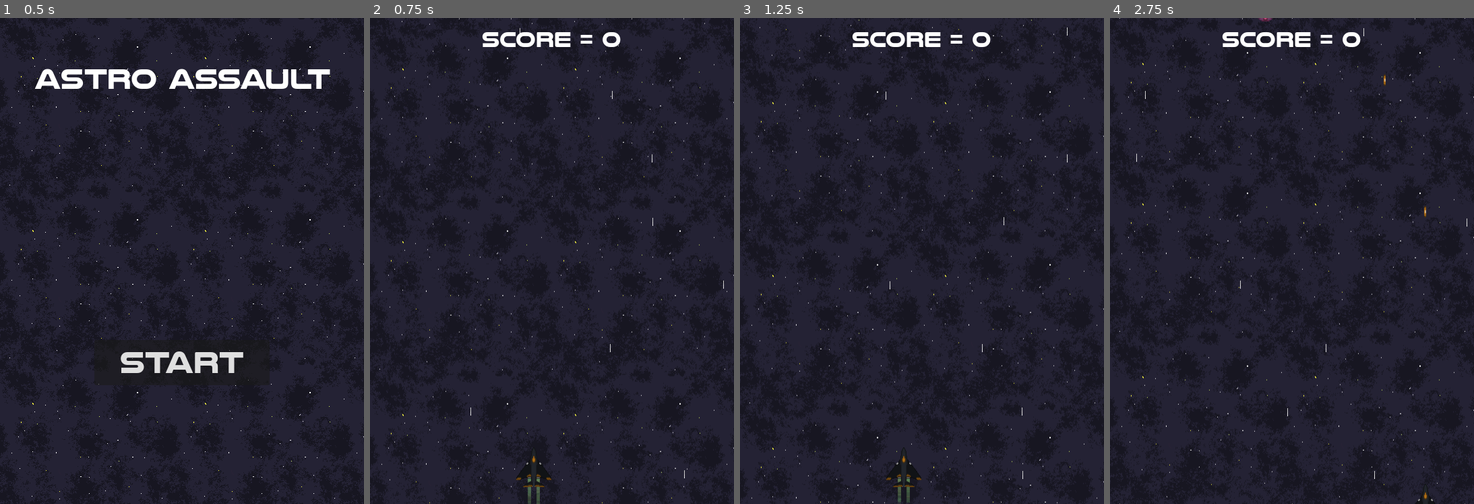
Above: before the commit, frames 1-4 (left to right).
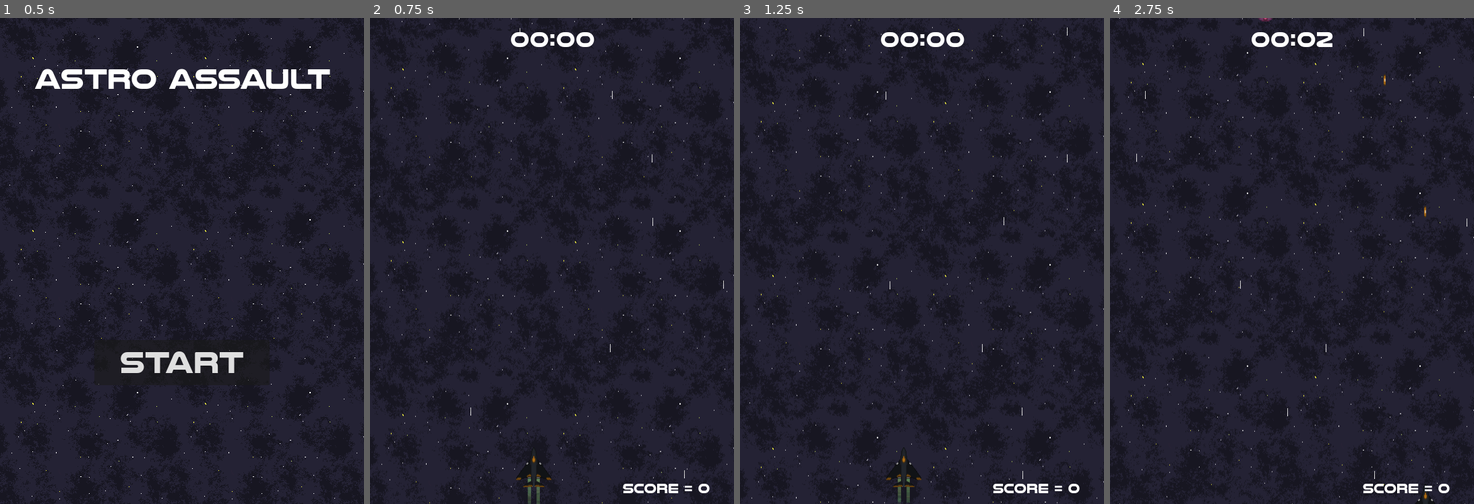
Above: after the commit, the same moments.

Repository: TarnishedAccess/Astro-Assault
Game: Godot game, scene res://Scenes/main_menu.tscn
Same seed, same stepped clock (60 frames per second), same inputs: the game is played once before the commit and once after it. Sound files missing from this copy of the repository are replaced by a short silence.
Inputs:
- Up to frame 1 (0.5 s): no input
- Up to frame 2 (0.75 s): click "START" at 0.5 s
- Up to frame 3 (1.25 s): no input
- Up to frame 4 (2.75 s): hold D (Move_right) 1.28-2.03 s; hold Space (Shoot) 1.28-2.03 s; hold S (Move_down) from 2.03 s (still down); tap Space (Shoot) at 2.1 s

Frame 1 is identical in both runs. In frame 2, 1.0% of the frame differs, in the area x 30-94%, y 2-98%; in frame 3, 1.0%; in frame 4, 1.0%.

Commit message:
Added timer, reworked spawn_ramp
-Added a timer. Will be used as the main difficulty factor.
-Reworked spawn_timer to be based on the timer and difficulty ramp-up instead of being based on delta

Diff:
--- a/Scenes/hud.tscn
+++ b/Scenes/hud.tscn
@@ -1,9 +1,13 @@
-[gd_scene load_steps=4 format=3 uid="uid://d0wd5j2muhpcy"]
+[gd_scene load_steps=5 format=3 uid="uid://d0wd5j2muhpcy"]
 
 [ext_resource type="Script" path="res://Scripts/hud.gd" id="1_qqyfi"]
 [ext_resource type="FontFile" uid="uid://cwvkpo5nqlosk" path="res://Game Resources/nulshock bd.ttf" id="2_a6725"]
 
 [sub_resource type="LabelSettings" id="LabelSettings_8kq1c"]
+font = ExtResource("2_a6725")
+font_size = 20
+
+[sub_resource type="LabelSettings" id="LabelSettings_mrbx2"]
 font = ExtResource("2_a6725")
 font_size = 32
 
@@ -18,11 +22,30 @@
 
 [node name="Score_Display" type="Label" parent="."]
 layout_mode = 1
-anchors_preset = 10
+anchors_preset = 3
+anchor_left = 1.0
+anchor_top = 1.0
 anchor_right = 1.0
-offset_bottom = 64.0
-grow_horizontal = 2
+anchor_bottom = 1.0
+offset_left = -199.0
+offset_top = -44.0
+grow_horizontal = 0
+grow_vertical = 0
 text = "sCORE = 9999"
 label_settings = SubResource("LabelSettings_8kq1c")
 horizontal_alignment = 1
 vertical_alignment = 1
+
+[node name="Timer_Display" type="Label" parent="."]
+layout_mode = 1
+anchors_preset = 5
+anchor_left = 0.5
+anchor_right = 0.5
+offset_left = -61.5
+offset_right = 61.5
+offset_bottom = 64.0
+grow_horizontal = 2
+text = "30:00"
+label_settings = SubResource("LabelSettings_mrbx2")
+horizontal_alignment = 1
+vertical_alignment = 1
--- a/Scripts/game.gd
+++ b/Scripts/game.gd
@@ -1,6 +1,10 @@
 extends Node2D
 
 @export var enemy_scenes: Array[PackedScene] = []
+@export var difficulty = 0
+@export var difficulty_ramp = 1
+@export var minimum_spawn_time = 0.5
+@export var initial_spawn_time = 2
 
 @onready var player_spawn = $Spawn
 @onready var laser_container = $LaserContainer
@@ -17,6 +21,7 @@
 @onready var dronedie_sound = $SFX/DroneDie
 
 var player = null
+
 var score := 0:
 	set(value):
 		score = value
@@ -24,7 +29,7 @@
 
 var highscore
 var scroll_speed = 100
-
+var timer = 0.0
 # Called when the node enters the scene tree for the first time.
 func _ready():
 	var save = FileAccess.open("user://save.data", FileAccess.READ)
@@ -40,24 +45,34 @@
 	player.laser_shot.connect(_on_player_laser_shot)
 	player.died.connect(_on_player_died)
 	game_music.play(GlobalVars.music_progress)
+	spawn_timer.wait_time = initial_spawn_time
 
 func save_state():
 	var save = FileAccess.open("user://save.data", FileAccess.WRITE)
 	save.store_32(highscore)
 
-
+func timer_function(time):
+	time = int(time)
+	var minutes = time / 60
+	var seconds = time - (minutes * 60)
+	hud.timer = "%02d:%02d" % [minutes, seconds]
 # Called every frame. 'delta' is the elapsed time since the previous frame.
 func _process(delta):
 	if Input.is_action_just_pressed("Pause"):
 		get_tree().paused = true
 		pause.visible = true
 
-	spawn_timer.wait_time -= delta * 0.01
-	spawn_timer.wait_time = clamp(spawn_timer.wait_time, 0.5, 2)
-
 	paraback.scroll_offset.y += delta * scroll_speed
 	if paraback.scroll_offset.y >= 720:
 		paraback.scroll_offset.y = 0
+
+	timer += delta
+	timer_function(timer)
+
+	difficulty = timer * difficulty_ramp
+
+	spawn_timer.wait_time  = initial_spawn_time - (difficulty * 0.01)
+	spawn_timer.wait_time = clamp(spawn_timer.wait_time, minimum_spawn_time, initial_spawn_time)
 
 func _on_player_laser_shot(laser_scene, location):
 	var laser = laser_scene.instantiate()
--- a/Scripts/hud.gd
+++ b/Scripts/hud.gd
@@ -3,3 +3,7 @@
 @onready var score = $Score_Display:
 	set(value):
 		score.text = "Score = " + str(value)
+
+@onready var timer = $Timer_Display:
+	set(value):
+		timer.text = str(value)
